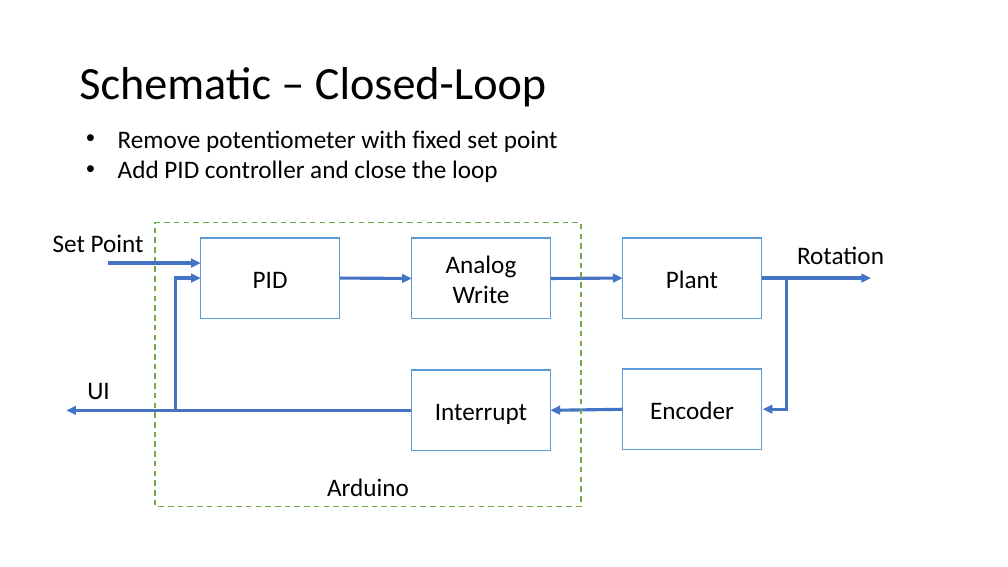
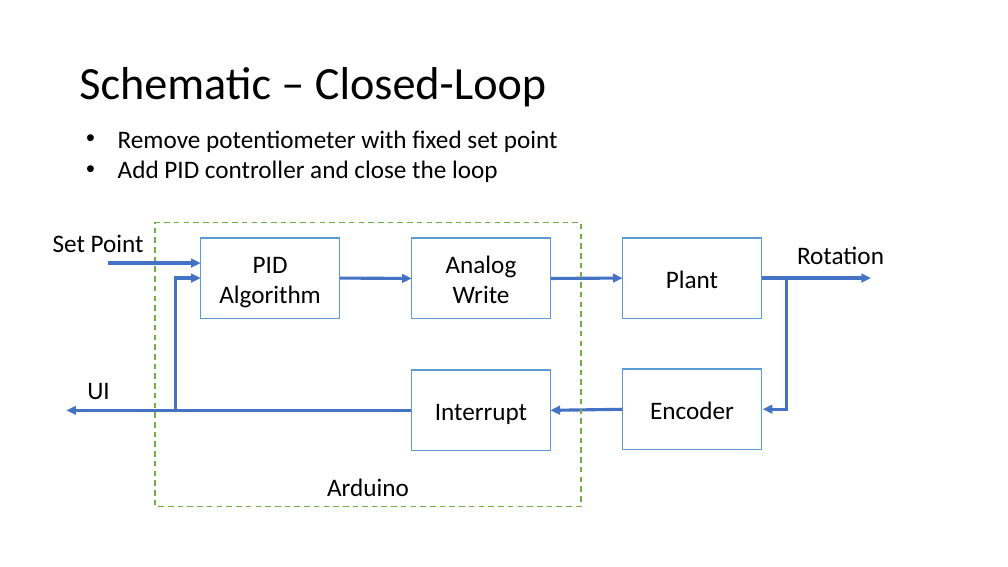
Before and after one commit to AnielShri/Simple-Arduino-PID, a slide deck: slide 5 of Overview.pptx. Drawn at 1008x567 pixels with LibreOffice and Linux fonts; fonts in the diff are those of the drawing. Boxes give left, top, right and bottom in pixels: in the first picture for what was removed or moved away, otherwise in the second. Text is boxed around its words. In the diff, an @@ line names an element or a change of style, - is before the commit and + after.

Commit message:
Updated schematics

```diff
--- a/Overview.pptx
+++ b/Overview.pptx
@@ text in rectangle at <box>219,256,321,308</box>: text changed @@
-PID
+PID Algorithm
```
Also in this commit, not shown: 1 other slide changed, 1 other file.
